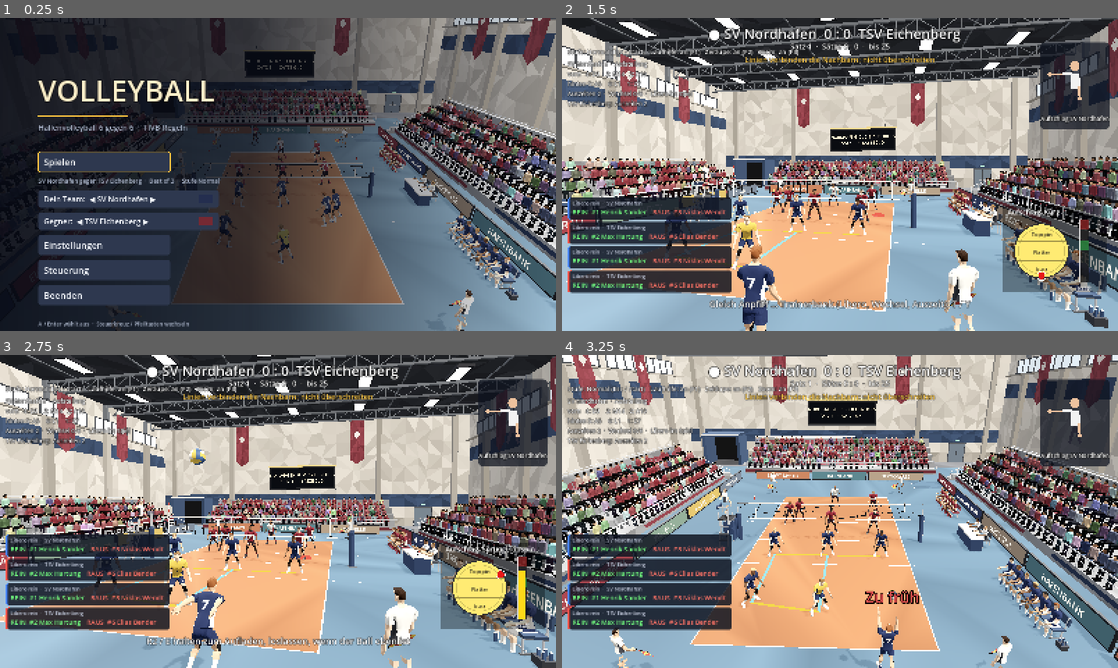
Above: before the commit, frames 1-4 (two rows, left to right).
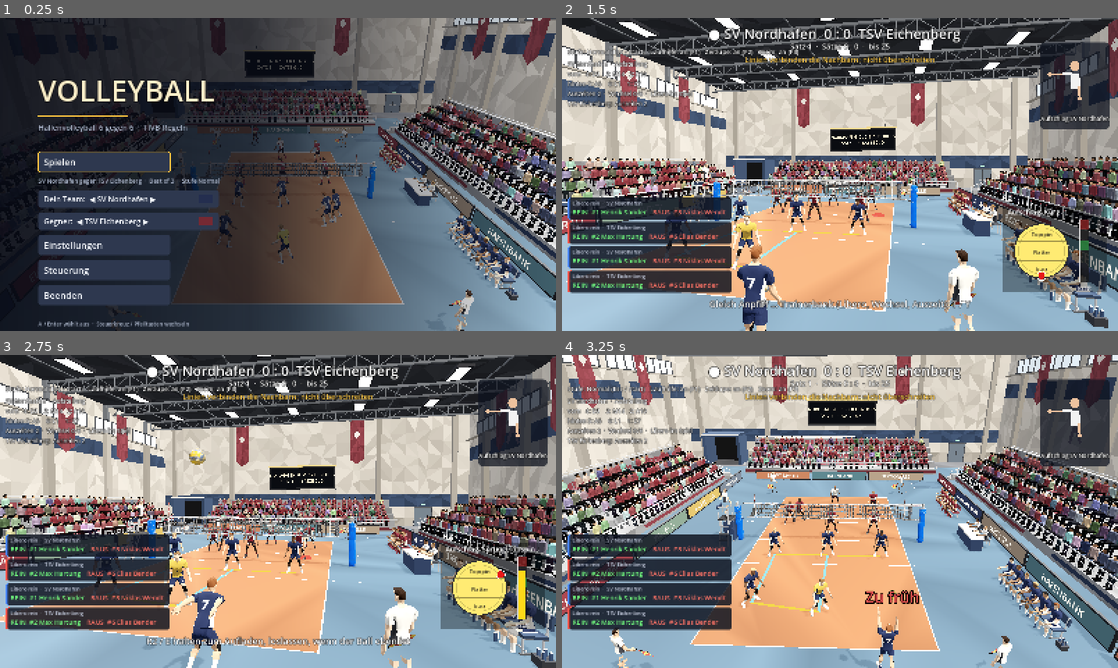
Above: after the commit, the same moments.

Repository: MattrixDev/volleyball_game
Game: Godot game, scene res://scenes/main.tscn
Same seed, same stepped clock (60 frames per second), same inputs: the game is played once before the commit and once after it.
Inputs (mouse positions are in pixels of both pictures, inside the frame that each line leads up to):
- Up to frame 1 (0.25 s): no input
- Up to frame 2 (1.5 s): tap Enter at 0.5 s; move the mouse to (962, 158) at 0.52 s; hold D (move_right) 0.53-1.28 s; hold E (hit) 0.53-1.28 s; click (962, 158) at 0.67 s; move the mouse to (728, 190) at 1.27 s; hold S (move_down) from 1.28 s (still down); tap K (aim_down) at 1.35 s
- Up to frame 3 (2.75 s): tap E (hit) at 1.55 s; move the mouse to (333, 442) at 2.02 s; release S (move_down) at 2.03 s; hold D (move_right) from 2.03 s (still down); hold E (hit) from 2.03 s (still down); tap J (aim_left) at 2.1 s
- Up to frame 4 (3.25 s): move the mouse to (812, 574) at 2.77 s; release D (move_right) at 2.78 s; release E (hit) at 2.78 s; hold W (move_up) from 2.78 s (still down); tap L (aim_right) at 2.85 s; click (812, 574) at 2.92 s; tap E (hit) at 3.05 s

The runs differ from the first frame. In frame 1, 0.7% of the frame differs, in the area x 34-68%, y 36-58%; in frame 2, 1.3%; in frame 3, 1.5%, in the area x 26-65%, y 29-68%; in frame 4, 1.2%.

Commit message:
Netz und Ball aus Mattis' Meshy-Modellen, Netz beult beim Balltreffer aus
- tools/blender/build_net_meshy.py: Meshy-Netzanlage auf echte Masse (Netzoberkante 2,43 m,
  Antennen ueber den Seitenlinien, Pfosten bei 5,6 m), vereinfacht, Texturen 2048 px
- assets/shaders/net.gdshader + scripts/net.gd: Netz beult per Shader aus und schwingt nach,
  fest an den Pfosten, oben straffer; Staerke nach Ballgeschwindigkeit
- tools/blender/build_ball_meshy.py: Meshy-Ball, Radius 10,5 cm
- tools/net_test.gd: Testbilder vom Netztreffer

Co-Authored-By: Claude Opus 5.5 (1M context) <noreply@anthropic.com>
Claude-Session: https://claude.ai/code/session_01MyKZBJi55XwY6mR4o2pFpo

Diff:
--- /dev/null
+++ b/assets/shaders/net.gdshader
@@ -0,0 +1,49 @@
+// Netz aus Mattis' Meshy-Modell: beult aus, wenn der Ball hineinfliegt, und schwingt nach.
+// Netzebene x = 0, Netz entlang z. Pfosten (|z| > 5,4 m) und Boden bleiben fest.
+shader_type spatial;
+render_mode cull_disabled;
+
+uniform sampler2D albedo_tex : source_color, filter_linear_mipmap, repeat_enable;
+uniform sampler2D normal_tex : hint_normal, filter_linear_mipmap, repeat_enable;
+uniform sampler2D mr_tex : hint_default_white, filter_linear_mipmap, repeat_enable;
+// je Treffer: x = z, y = Hoehe, z = Startzeit, w = Staerke in Metern (Vorzeichen = Richtung)
+uniform vec4 hits[4];
+uniform float now = 0.0;
+
+float hold(vec3 p) {
+	// fest an den Pfosten, oben (Spannseil) straffer als unten
+	float wz = 1.0 - smoothstep(3.6, 5.35, abs(p.z));
+	float y = clamp(p.y, 1.40, 2.46);
+	float wy = sin(3.14159 * (y - 1.40) / 1.16) * 0.85 + 0.15;
+	return wz * wy * smoothstep(1.30, 1.42, p.y);
+}
+
+float bulge(vec3 p) {
+	float d = 0.0;
+	for (int i = 0; i < 4; i++) {
+		vec4 h = hits[i];
+		float t = now - h.z;
+		if (t < 0.0 || t > 3.0) continue;
+		// Delle breitet sich entlang des Netzes aus, schwingt gedaempft nach
+		float sz = 0.7 + 2.2 * t;
+		float dz = p.z - h.x;
+		float dy = p.y - h.y;
+		float g = exp(-(dz * dz) / (sz * sz) - (dy * dy) / 0.35);
+		float env = exp(-3.2 * t) * sin(15.0 * t) * 1.9;
+		d += h.w * g * env / (1.0 + 1.5 * t);
+	}
+	return d;
+}
+
+void vertex() {
+	VERTEX.x += bulge(VERTEX) * hold(VERTEX);
+}
+
+void fragment() {
+	vec4 a = texture(albedo_tex, UV);
+	ALBEDO = a.rgb;
+	vec3 mr = texture(mr_tex, UV).rgb;
+	ROUGHNESS = mr.g;
+	METALLIC = mr.b * 0.5;
+	NORMAL_MAP = texture(normal_tex, UV).rgb;
+}
--- a/scripts/arena.gd
+++ b/scripts/arena.gd
@@ -20,6 +20,7 @@
 var line_judges: Array = []  # [Figur, Ecke (Vector3)]
 var ball_pos := Vector3.ZERO  # vom Spiel gesetzt: wo der Ball gerade ist
 var _meshes := {}  # Name -> MeshInstance3D aus arena.glb
+var net: ReactiveNet  # Netzanlage aus Mattis' Meshy-Modell
 const HALL := preload("res://assets/models/arena.glb")
 const FLAG := preload("res://assets/models/flag.glb")
 ## Gedaempfte Bandenfarben (wie die Stilvorlage)
@@ -109,6 +110,13 @@
 		if not String(m.name) in ["net_mesh", "net_bands", "antennas", "posts", "referee_stand", "scorer_table",
 				"benches", "bench_props", "adboard_frames"]:
 			m.cast_shadow = GeometryInstance3D.SHADOW_CASTING_SETTING_OFF
+	# Netz, Pfosten und Antennen kommen aus Mattis' Meshy-Modell (reagiert auf den Ball);
+	# die alten Teile aus arena.glb bleiben im Modell, werden aber nicht gezeigt.
+	for n in ["net_mesh", "net_bands", "antennas", "posts"]:
+		if _meshes.has(n):
+			_meshes[n].visible = false
+	net = ReactiveNet.new()
+	add_child(net)
 
 
 ## Bandenwerbung und Anzeigetafeln: die Bildschirme im Modell bekommen Farbe und Schrift.
--- a/scripts/main.gd
+++ b/scripts/main.gd
@@ -193,6 +193,9 @@
 				fx.flash(pos, strength * 0.8)
 		"block":
 			fx.flash(pos, strength, Color(0.85, 0.92, 1.0))
+		"net":
+			# Ball liegt schon wieder auf seiner Seite: das Netz beult zur anderen Seite aus.
+			arena.net.hit(pos, strength, -signf(match_node.ball.position.x))
 		"floor":
 			fx.dust(pos, strength)
 			if strength > 0.8:
--- a/scripts/match.gd
+++ b/scripts/match.gd
@@ -2359,12 +2359,13 @@
 			_end_rally(1 - last_touch_team, "Ball außerhalb der Antenne")
 			return
 		if c.y < NET_H + R and c.y > NET_BOTTOM - R:
+			var net_speed := ball_vel.length()
 			ball.position = Vector3(signf(prev.x) * (R + 0.02), c.y, c.z)
 			ball_vel = Vector3(-ball_vel.x * 0.15, minf(ball_vel.y, 0.0) * 0.3 - 0.5, ball_vel.z * 0.3)
 			ball_g = G
 			flutter = 0.0
 			net_touched = true
-			_fx("net", c, 0.5)
+			_fx("net", c, clampf(net_speed / 22.0, 0.25, 1.0))
 			if possession != last_touch_team:
 				possession = last_touch_team
 			plan_next()
--- /dev/null
+++ b/scripts/net.gd
@@ -0,0 +1,45 @@
+class_name ReactiveNet
+extends Node3D
+## Netzanlage aus Mattis' Meshy-Modell (assets/models/net_meshy.glb, gebaut mit
+## tools/blender/build_net_meshy.py). Fliegt der Ball ins Netz, beult es per Shader aus
+## (assets/shaders/net.gdshader) und schwingt nach. Bis zu 4 Treffer gleichzeitig.
+
+const MODEL := preload("res://assets/models/net_meshy.glb")
+const SHADER := preload("res://assets/shaders/net.gdshader")
+
+var _mat: ShaderMaterial
+var _hits: Array[Vector4] = []
+var _next := 0
+var _t := 0.0
+
+
+func _ready() -> void:
+	for k in 4:
+		_hits.append(Vector4(0, 0, -100, 0))
+	var src: Node3D = MODEL.instantiate()
+	add_child(src)
+	_mat = ShaderMaterial.new()
+	_mat.shader = SHADER
+	for mi in src.find_children("*", "MeshInstance3D", true, false):
+		var m := mi as MeshInstance3D
+		var sm := m.mesh.surface_get_material(0) as StandardMaterial3D
+		if sm:
+			_mat.set_shader_parameter("albedo_tex", sm.albedo_texture)
+			_mat.set_shader_parameter("normal_tex", sm.normal_texture)
+			_mat.set_shader_parameter("mr_tex", sm.roughness_texture)
+		m.material_override = _mat
+		# Ausbeulen geht ueber die Modellgrenzen hinaus: groessere Box gegen Wegschneiden
+		m.custom_aabb = m.mesh.get_aabb().grow(0.8)
+	_mat.set_shader_parameter("hits", _hits)
+
+
+## Ball trifft das Netz bei pos (Netzebene), staerke 0..1, richtung +1/-1 (Welt-x).
+func hit(pos: Vector3, strength: float, direction: float) -> void:
+	_hits[_next] = Vector4(pos.z, pos.y, _t, direction * lerpf(0.08, 0.38, clampf(strength, 0.0, 1.0)))
+	_next = (_next + 1) % _hits.size()
+	_mat.set_shader_parameter("hits", _hits)
+
+
+func _process(delta: float) -> void:
+	_t += delta
+	_mat.set_shader_parameter("now", _t)
--- /dev/null
+++ b/tools/net_test.gd
@@ -0,0 +1,37 @@
+extends SceneTree
+## Netz-Test: Ball fliegt ins Netz, Bilder vor, waehrend und nach dem Ausbeulen.
+## godot -s res://tools/net_test.gd -- ordner   (schreibt netz_00.png ... in den Ordner)
+var frames := 0
+var arena: Arena
+var cam: Camera3D
+var ball: MeshInstance3D
+const SHOTS := [0, 3, 6, 10, 16, 30]
+const HIT := 20
+
+func _init() -> void:
+	var root3 := Node3D.new()
+	root.add_child(root3)
+	arena = Arena.new()
+	root3.add_child(arena)
+	cam = Camera3D.new()
+	root3.add_child(cam)
+	var cp := Vector3(-6.5, 3.2, 5.5) if OS.get_cmdline_user_args().size() < 2 else Vector3(-2.2, 1.8, 2.2)  # "nah" = Nahaufnahme
+	cam.transform = Transform3D(Basis.looking_at(Vector3(0, 1.8, 0.8) - cp), cp)
+	cam.fov = 45
+	var src: Node3D = load("res://assets/models/ball.glb").instantiate()
+	ball = MeshInstance3D.new()
+	ball.mesh = (src.find_children("*", "MeshInstance3D", true, false)[0] as MeshInstance3D).mesh
+	ball.scale = Vector3.ONE * (0.14 / 0.105)
+	root3.add_child(ball)
+
+func _process(_delta: float) -> bool:
+	frames += 1
+	var f := frames - HIT
+	# Ball kommt von links (x < 0) und prallt bei (0, 1.9, 1.0) ab
+	ball.position = Vector3(-0.15 - absf(f) * 0.35, 1.9 - maxf(f, 0) * 0.05, 1.0)
+	if f == 0:
+		arena.net.hit(Vector3(0, 1.9, 1.0), 1.0, 1.0)
+	if f in SHOTS:
+		var dir := OS.get_cmdline_user_args()[0]
+		root.get_viewport().get_texture().get_image().save_png("%s/netz_%02d.png" % [dir, f])
+	return f >= SHOTS[-1]
Binary file changed: assets/models/ball.glb
Binary file added: assets/models/ball_texture_0.jpg
Not shown, added: assets/models/ball_texture_0.jpg.import
Binary file added: assets/models/ball_texture_0_metallic_roughness.jpg
Not shown, added: assets/models/ball_texture_0_metallic_roughness.jpg.import
Binary file added: assets/models/net_meshy.glb
Not shown, added: assets/models/net_meshy.glb.import
Binary file added: assets/models/net_meshy_Image_0.jpg
Not shown, added: assets/models/net_meshy_Image_0.jpg.import
Binary file added: assets/models/net_meshy_Image_1.jpg
Not shown, added: assets/models/net_meshy_Image_1.jpg.import
Binary file added: assets/models/net_meshy_Image_2.jpg
(and 6 more such lines)
